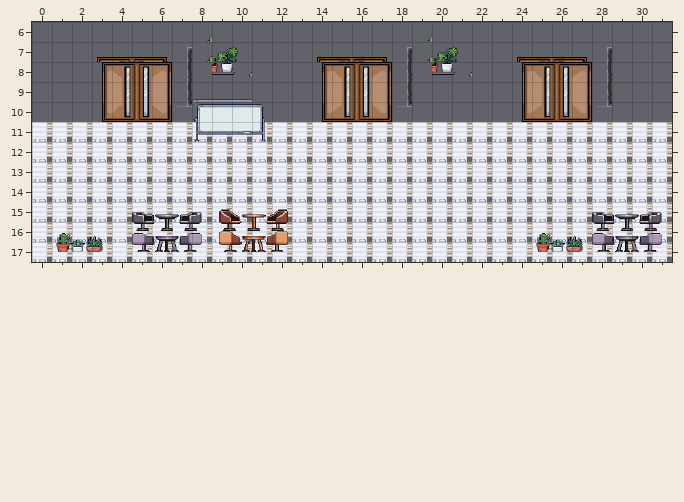
An edit to a level. Tiled map, FrontEnd/ssafy-maker/public/assets/game/map/inSSAFY.tmx. Above: the version before the commit.
Cells are 32x32 px. Shown: x 0..31, y 6..17. Tiles whose own drawing changed are shown in their newer look in all pictures.
Now the later version:
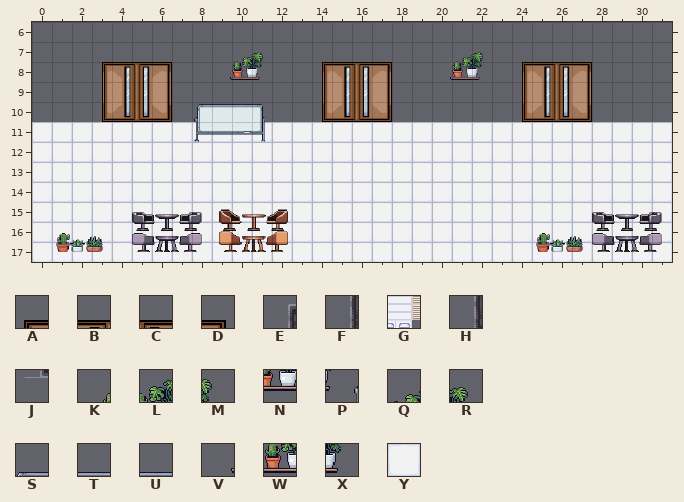
Key: from "Full Asset": A 99, B 100, C 101, D 102, E 103, F 132, G 142, H 161, J 190, K 456, L 457, M 458, N 486, P 487; from "FullTileSet": Q 457, R 458, S 459, T 460, U 461, V 485, W 486, X 487, Y 761.
_ is an empty cell.
Difference:
Layer "Tile Layer 1":
The author changed tile G to tile Y in rows 11 to 17 at x 0 to 31.
Layer "Tile Layer 2":
The author cleared tile A in row 7 at x 3, 14 and 24.
The author cleared tile B in row 7 at x 4, 15 and 25.
The author cleared tile C in row 7 at x 5, 16 and 26.
The author cleared tile D in row 7 at x 6, 17 and 27.
The author cleared tile E in row 7 at x 7, 18 and 28.
The author cleared tile F in row 8 at x 7, 18 and 28.
The author cleared tile H in row 9 at x 7, 18 and 28.
The author cleared tile J in row 10 at x 7, 18 and 28.
The author cleared tile S in row 9 at x 8.
The author cleared tile T in row 9 at x 9.
The author cleared tile U in row 9 at x 10.
Layer "Tile Layer 3":
The author changed tile M to tile Q in row 7 at x 10 and 21.
Tile R now appears in row 7 at x 11 and 22.
The author changed tile N to tile V in row 8 at x 9 and 20.
The author changed tile P to tile W in row 8 at x 10 and 21.
Tile X now appears in row 8 at x 11 and 22.
The author cleared tile K in rows 6 to 7 at x 8 and 19.
The author cleared tile L in row 7 at x 9 and 20.
Boxes around the changes in both pictures, in picture pixels (x1, y1, x2, y2):
changed: (32, 36, 672, 262)
